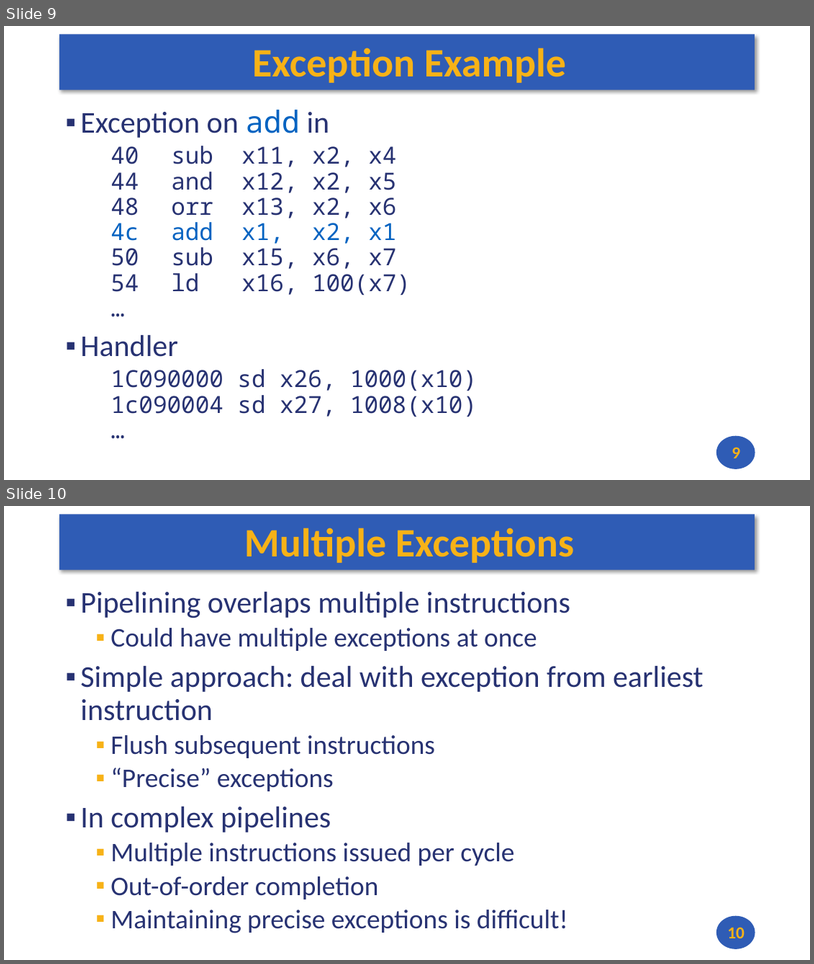
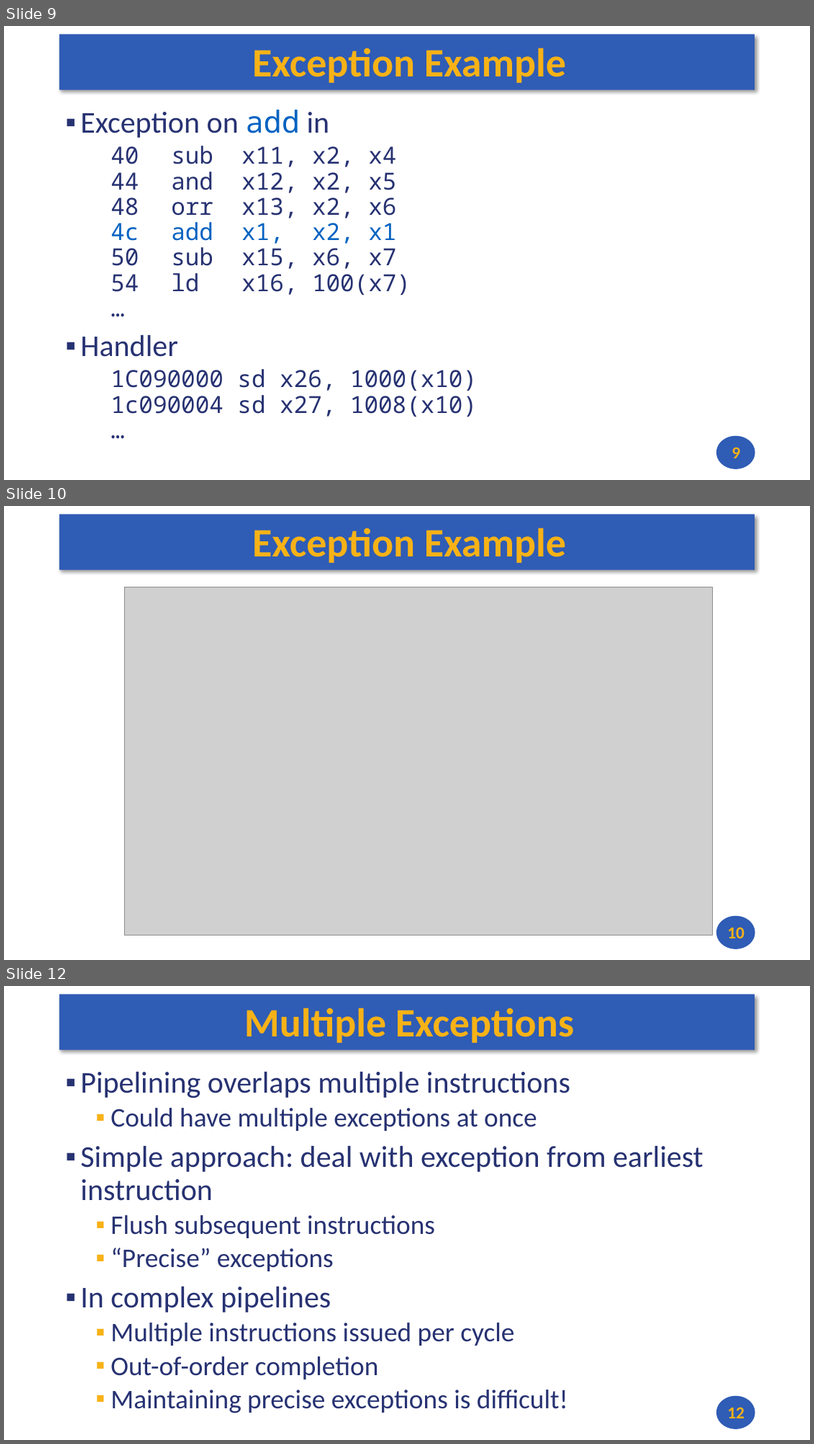
Before and after one commit to andrewt0301/hse-acos-course, a slide deck: docs/part1ca/10_Exceptions/CA_Lecture_10.pptx. Shown one above the other, each under a label of ours: slides 9 and 10 before the commit, slides 9, 10 and 12 after it; the slides between them are not shown. The pictures are 814x964 and 814x1444 pixels, drawn with LibreOffice and Linux fonts; fonts in the diff are those of the drawing; grey boxes stand for pictures. Boxes give left, top, right and bottom in pixels: in the first picture for what was removed or moved away, otherwise in the second. Text is boxed around its words. In the diff, an @@ line names an element or a change of style, - is before the commit and + after.

```diff
--- a/docs/part1ca/10_Exceptions/CA_Lecture_10.pptx
+++ b/docs/part1ca/10_Exceptions/CA_Lecture_10.pptx
@@ slide 10 added at bbox=[4, 506, 810, 960], background #FFFFFF; not listed: 2 template elements that a slide beside it also shows @@
@@ title added at bbox=[252, 528, 566, 563], 48 pt, text #F7B217, bold @@
+Exception Example
@@ picture added at bbox=[125, 587, 713, 935] @@
@@ page number added at bbox=[728, 926, 745, 938], 20 pt, text #F7B217, bold @@
+10
@@ what was slide 10 is now slide 12 @@
@@ page number at bbox=[728, 1406, 745, 1418]: text changed @@
-10
+12
```
Also in this commit, not shown: 1 other slide added, 1 other file.
